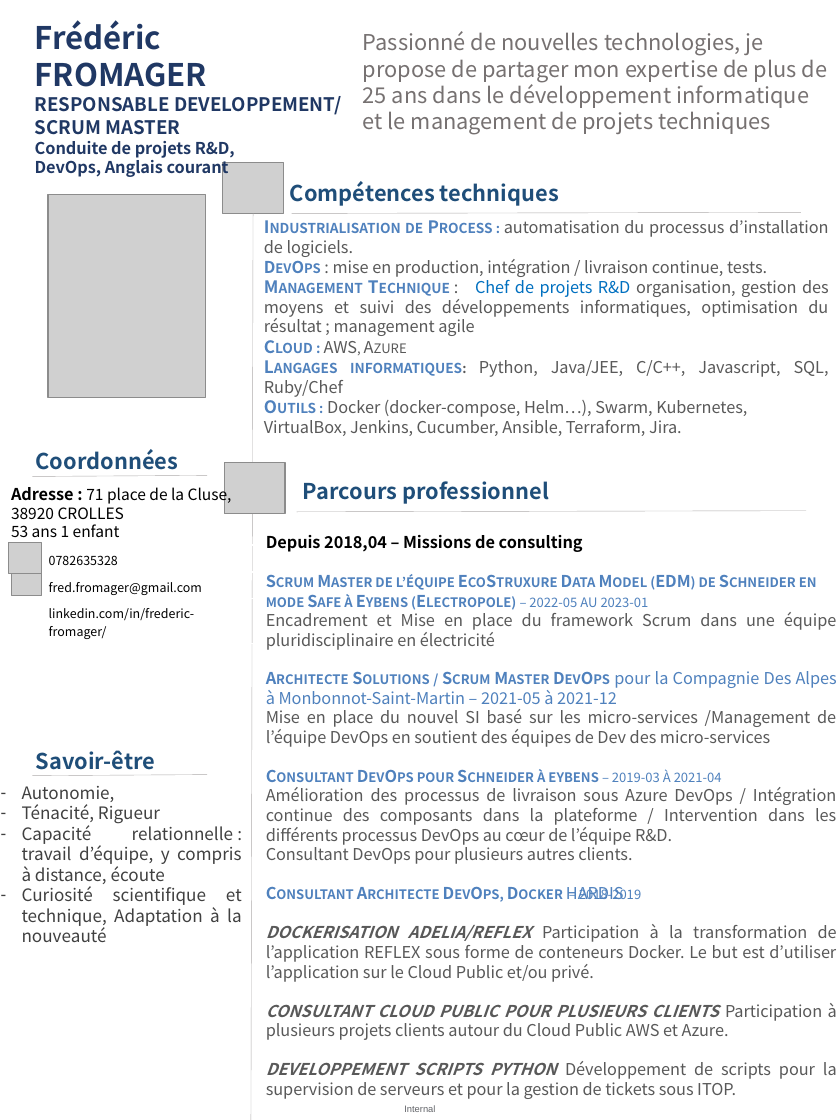
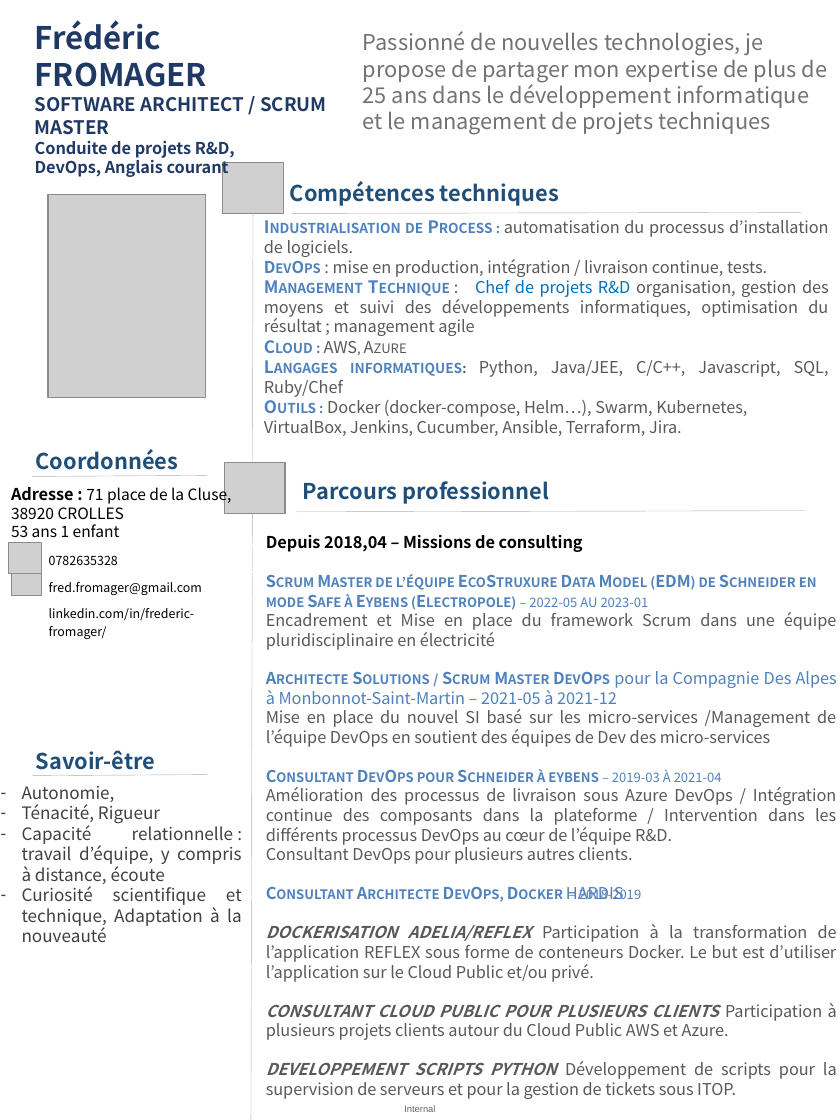
Before and after one commit to Solifred38/cv, a slide deck: slide 1 of CV_FFROMAGER.pptx. Drawn at 840x1120 pixels with LibreOffice and Linux fonts; fonts in the diff are those of the drawing; grey boxes stand for pictures; background and template pictures are left out. Boxes give left, top, right and bottom in pixels: in the first picture for what was removed or moved away, otherwise in the second. Text is boxed around its words. In the diff, an @@ line names an element or a change of style, - is before the commit and + after.

Commit message:
update titre pour atos : Software Architect

```diff
--- a/CV_FFROMAGER.pptx
+++ b/CV_FFROMAGER.pptx
@@ text at box(35, 97, 326, 135): text changed @@
-RESPONSABLE DEVELOPPEMENT/ SCRUM MASTER
+SOFTWARE ARCHITECT / SCRUM MASTER
```
Also in this commit, not shown: 1 other file.
